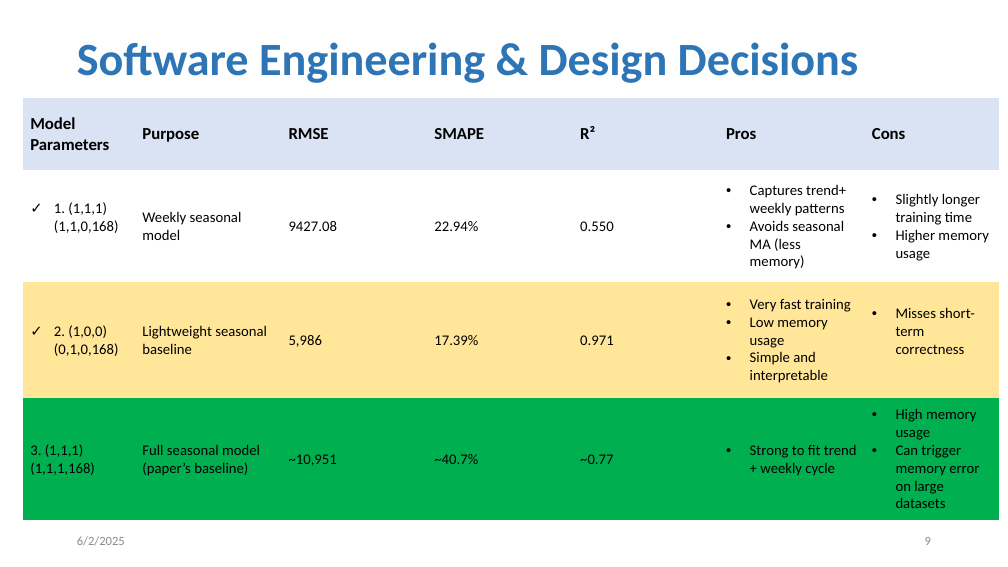
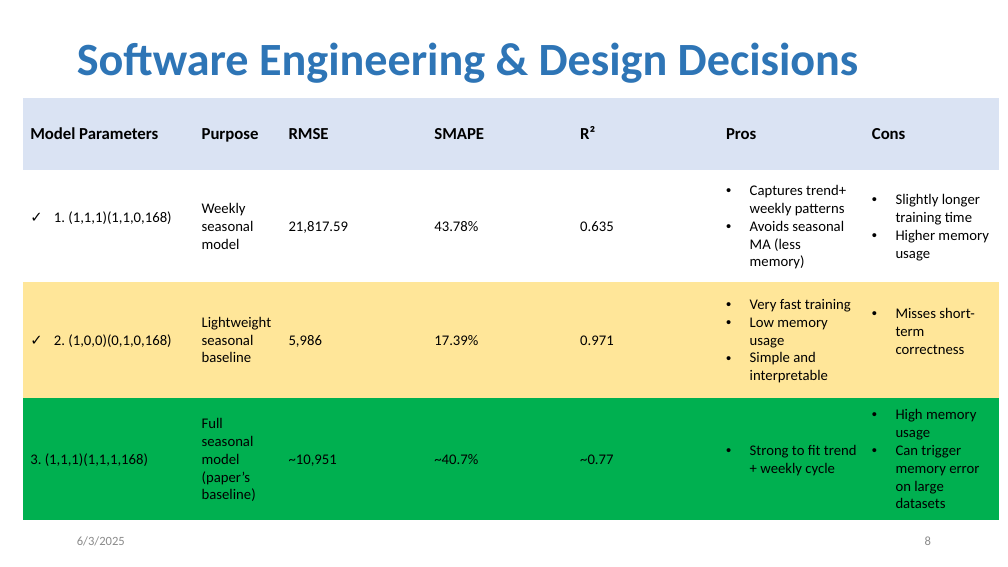
Before and after one commit to tanjilaahmed2/cesnet-anomaly-detection, a slide deck: slide 8 of LBNL Panel Interview_Tanjila.pptm (slide 9 before the commit). Drawn at 1008x567 pixels with LibreOffice and Linux fonts; fonts in the diff are those of the drawing. Boxes give left, top, right and bottom in pixels: in the first picture for what was removed or moved away, otherwise in the second. Text is boxed around its words. In the diff, an @@ line names an element or a change of style, - is before the commit and + after.

```diff
--- a/LBNL Panel Interview_Tanjila.pptm
+++ b/LBNL Panel Interview_Tanjila.pptm
@@ table at [23,98,1000,521] @@
-row 2: 1. (1,1,1)(1,1,0,168) | Weekly seasonal model | 9427.08 | 22.94% | 0.550 | Captures trend+ weekly patterns / Avoids seasonal MA (less memory) | Slightly longer training time / Higher memory usage
+row 2: 1. (1,1,1)(1,1,0,168) | Weekly seasonal model | 21,817.59 | 43.78% | 0.635 | Captures trend+ weekly patterns / Avoids seasonal MA (less memory) | Slightly longer training time / Higher memory usage
```
Also in this commit, not shown: 22 other slides changed, 7 slides removed.
